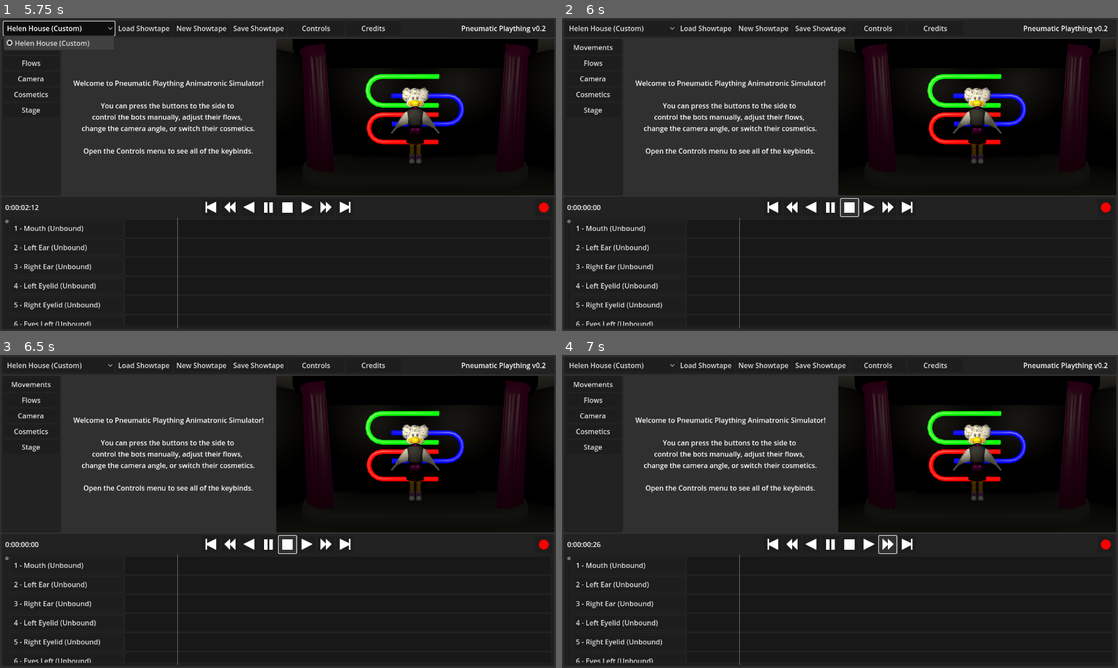
Above: before the commit, frames 1-4 (two rows, left to right).
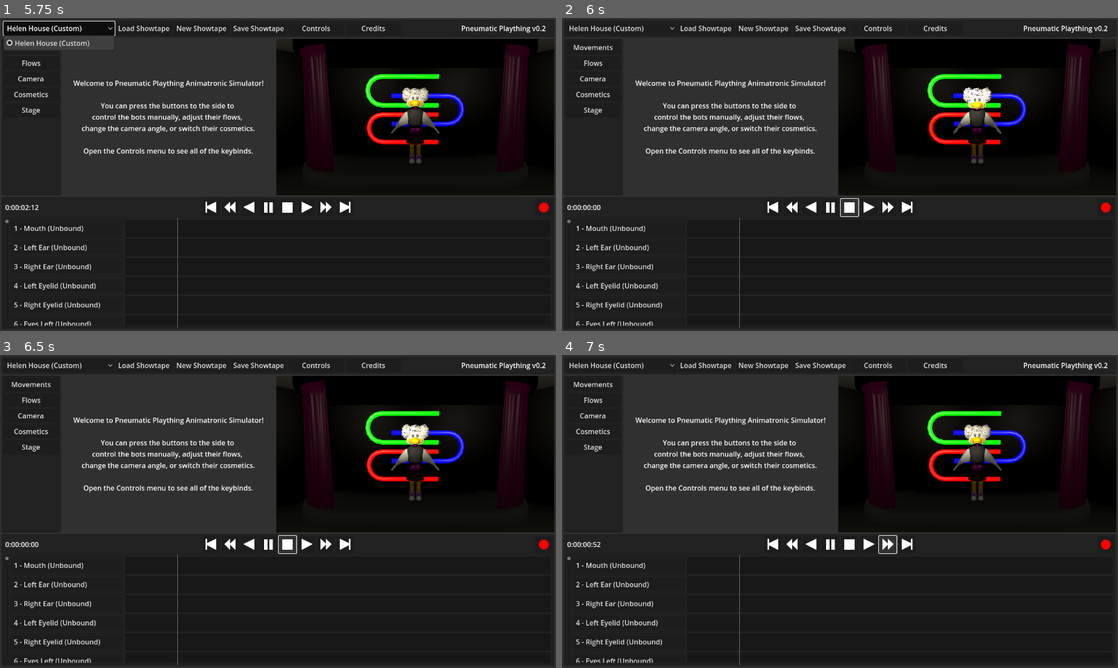
Above: after the commit, the same moments.

Repository: pizzaperp95/PneumaticPlaything
Game: Godot game, scene res://Scenes/GUI/EditorScreen.tscn
Same seed, same stepped clock (60 frames per second), same inputs: the game is played once before the commit and once after it.
Inputs (mouse positions are in pixels of both pictures, inside the frame that each line leads up to):
- Up to frame 1 (5.75 s): click (211, 208) at 0.5 s; click (344, 208) at 1.25 s; click "New Showtape" at 2 s; click "New Showtape" at 2.75 s; click (305, 208) at 3.5 s; click (305, 208) at 4.25 s; click "Helen House (Custom)" at 5 s
- Up to frame 2 (6 s): click (851, 208) at 5.75 s
- Up to frame 3 (6.5 s): no input
- Up to frame 4 (7 s): click (890, 545) at 6.5 s

Frame 1 is identical in both runs. In frame 2, 0.3% of the frame differs, in the area x 70-79%, y 22-38%; in frame 3, 0.2%; in frame 4, less than 0.1%.

Commit message:
fix recording and playback bugs

Diff:
--- a/Scripts/EditorScreen.gd
+++ b/Scripts/EditorScreen.gd
@@ -5,8 +5,7 @@
 var index : int = 0
 var playback_rate : int = 1
 
-signal step_forward()
-signal step_backward()
+signal step(amount: int)
 signal start_recording()
 signal end_recording()
 signal return_to_zero()
@@ -29,8 +28,9 @@
 
 func _physics_process(_delta: float) -> void:
 	if (playing || recording):
-		step_forward.emit()
-		index += 1
+		step.emit(playback_rate)
+		index += playback_rate
+		if (index <= 0): _on_stop_button_pressed()
 		update_time_label()
 
 func _on_size_changed() -> void:
@@ -79,7 +79,7 @@
 	playing = false
 	recording = false
 	end_recording.emit()
-	step_backward.emit()
+	step.emit(-1)
 	if (index != 0): index -= 1
 	update_time_label()
 
@@ -93,7 +93,7 @@
 	playing = false
 	recording = false
 	end_recording.emit()
-	step_forward.emit()
+	step.emit(1)
 	index += 1
 	update_time_label()
 
--- a/Scripts/MovementRow.gd
+++ b/Scripts/MovementRow.gd
@@ -43,7 +43,7 @@
 	if (out == null): return false
 	return out
 
-func _step_forward():
+func _step(amount: int):
 	if (recording && etching): set_at_current()
 	elif (recording && !etching): unset_at_current()
 	if (playing):
@@ -55,17 +55,13 @@
 			if (playback_held_on_previous_frame):
 				movement_out.emit(movement_name, out_flow)
 				playback_held_on_previous_frame = false;
-	current_index += 1
-	$MovementsBG/InvisibleMask/MovementsHandle.position.x -= 2
-
-func _step_backward():
-	if (current_index == 0): return
-	current_index -= 1
-	$MovementsBG/InvisibleMask/MovementsHandle.position.x += 2
+	current_index += amount
+	$MovementsBG/InvisibleMask/MovementsHandle.position.x += -2*amount
 
 func _return_to_zero():
 	current_index = 0
 	$MovementsBG/InvisibleMask/MovementsHandle.position.x = 120
+	movement_out.emit(movement_name, out_flow)
 
 func _start_recording():
 	recording = true
@@ -102,8 +98,7 @@
 	movement_in.connect(self._movement_in)
 	movement_out.connect(self._movement_out)
 	var editor = get_node("../../../../../../")
-	editor.step_forward.connect(_step_forward)
-	editor.step_backward.connect(_step_backward)
+	editor.step.connect(_step)
 	editor.start_recording.connect(_start_recording)
 	editor.end_recording.connect(_end_recording)
 	editor.return_to_zero.connect(_return_to_zero)
